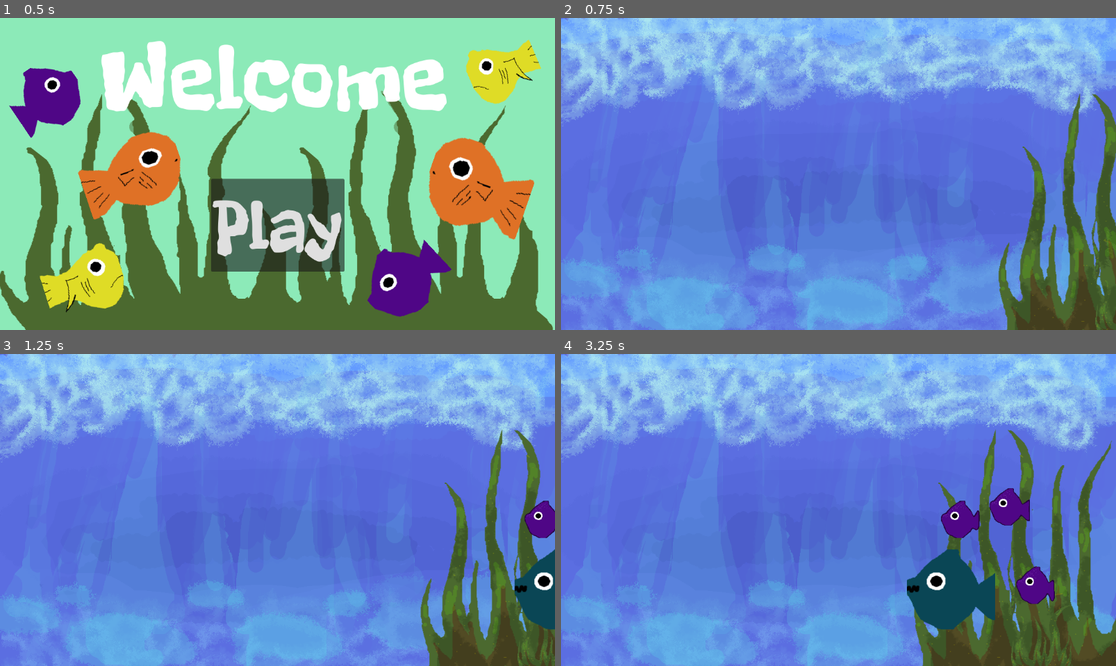
Above: before the commit, frames 1-4 (two rows, left to right).
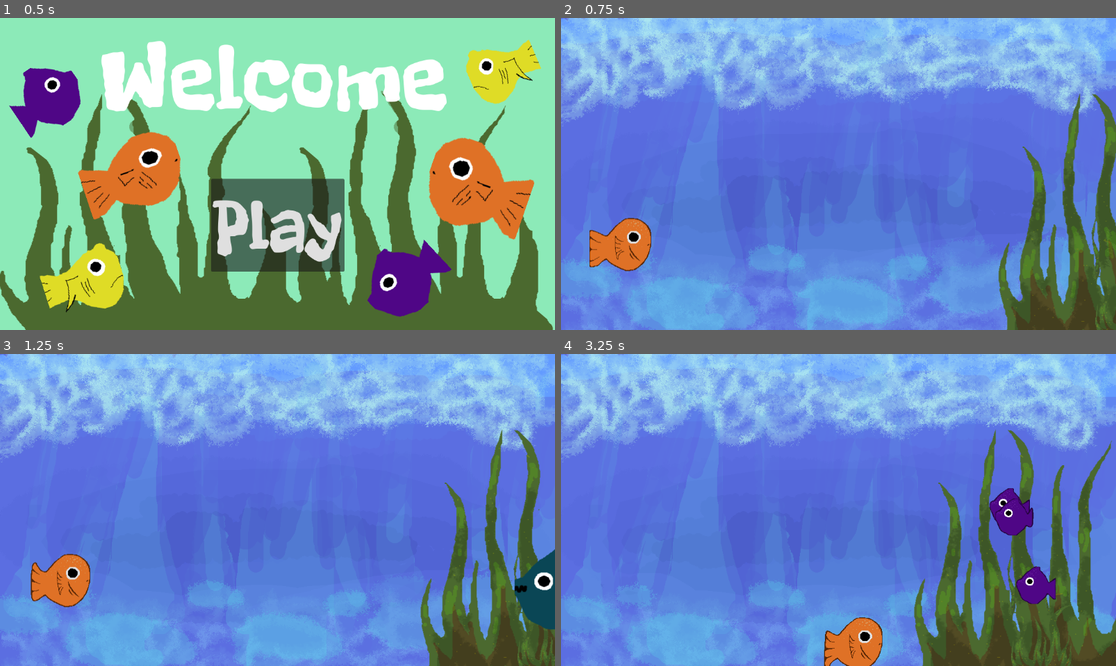
Above: after the commit, the same moments.

Repository: simvatch/Fish-Eater
Game: Godot game, scene res://menu.tscn
The game is run twice, just before and just after one commit, with the same random seed, the same clock (stepped at 60 frames per second) and the same inputs.
Inputs:
- Up to frame 1 (0.5 s): no input
- Up to frame 2 (0.75 s): click "Play" at 0.5 s
- Up to frame 3 (1.25 s): no input
- Up to frame 4 (3.25 s): hold Right (right) 1.28-2.03 s; hold Down (down) 2.03-2.78 s; hold Right (right) from 2.78 s (still down)

Frame 1 is identical in both runs. In frame 2, 1.4% of the frame differs, in the area x 5-17%, y 63-82%; in frame 3, 1.9%; in frame 4, 5.0%, in the area x 47-90%, y 46-100%.

Commit message:
Evolution

Diff:
--- a/enemies.gd
+++ b/enemies.gd
@@ -1,5 +1,6 @@
 extends Area2D
 
+signal add_point
 @export var move_speed := 150
 @export var spawn_x := 1152
 @export var despawn_x := -100
@@ -19,7 +20,9 @@
 
 func _on_body_entered(body):
 	if body.is_in_group("Colliding"):
+		add_point.emit()
 		respawn()
+
 
 func respawn():
 	var new_pos
--- a/project.godot
+++ b/project.godot
@@ -16,7 +16,7 @@
 
 config/name="Fish Eater"
 run/main_scene="uid://cd3rpeeg77o31"
-config/features=PackedStringArray("4.6", "Forward Plus")
+config/features=PackedStringArray("4.5", "Forward Plus")
 config/icon="res://icon.svg"
 
 [input]
--- a/underwater.tscn
+++ b/underwater.tscn
@@ -6,22 +6,86 @@
 [ext_resource type="Texture2D" uid="uid://dlscttcahng1e" path="res://new-mega-weed.png" id="5_2ru4w"]
 [ext_resource type="Script" uid="uid://bd6nlamge5ib8" path="res://seaweed.gd" id="5_mip7y"]
 [ext_resource type="Texture2D" uid="uid://qlgqbsj54ykc" path="res://new-reg-weed.png" id="6_0q4ab"]
+[ext_resource type="Texture2D" uid="uid://cevgutwdl2ais" path="res://new-player-swim1.png" id="7_6u020"]
+[ext_resource type="Texture2D" uid="uid://ce5ibf7d4a4h3" path="res://new-player-swim2.png" id="8_cn81j"]
 [ext_resource type="Script" uid="uid://ddcupoy7fv8t5" path="res://enemies.gd" id="9_0q4ab"]
+[ext_resource type="Texture2D" uid="uid://ct2fffg2e3pv7" path="res://new-player-swim3.png" id="9_p80m1"]
+[ext_resource type="Texture2D" uid="uid://yclrcdioj32y" path="res://new-player-swim4.png" id="10_abf7b"]
 [ext_resource type="Texture2D" uid="uid://b2f6jesilsyfm" path="res://new-food-small-swim1.png" id="10_mn0x3"]
 [ext_resource type="Texture2D" uid="uid://dvraptg0mcpfp" path="res://new-food-small-swim2.png" id="11_2ru4w"]
 [ext_resource type="Texture2D" uid="uid://d3xbjthmisuoi" path="res://blue_food.png" id="11_ac1bu"]
 [ext_resource type="Script" uid="uid://bv1owf5ijnw8d" path="res://blue.gd" id="11_x7gjk"]
 [ext_resource type="Texture2D" uid="uid://dumona87v6tw5" path="res://new-food-small-swim3.png" id="12_sxahd"]
 [ext_resource type="Texture2D" uid="uid://cngtfatfhsgdx" path="res://new-food-small-swim4.png" id="13_egjh1"]
+[ext_resource type="FontFile" uid="uid://bxnw4x5pr72cq" path="res://FreckleFace-Regular.ttf" id="18_cn81j"]
+[ext_resource type="Texture2D" uid="uid://daqdvaqtnj6ct" path="res://new-player-evo-swim1.png" id="19_37j1w"]
+[ext_resource type="Texture2D" uid="uid://u1qnp4ribvub" path="res://new-player-evo-swim2.png" id="20_057cj"]
+[ext_resource type="Texture2D" uid="uid://bvhsvdvidggkp" path="res://new-player-evo-swim3.png" id="21_56waf"]
+[ext_resource type="Texture2D" uid="uid://cad1jeuj0sfib" path="res://new-player-evo-swim4.png" id="22_1kg77"]
 
 [sub_resource type="GDScript" id="GDScript_x7gjk"]
+script/source = "extends Node2D
+
+@export var level := 1
+@export var score := 0
+@export var points_to_level_up := 10
+@onready var purple_fish1 := $Purple
+@onready var purple_fish2 := $Purple2
+@onready var purple_fish3 := $Purple3
+
+func _ready():
+	show_level(level)
+	$CanvasLayer/Plus1.hide()
+	purple_fish1.add_point.connect(add_point)
+	purple_fish2.add_point.connect(add_point)
+	purple_fish3.add_point.connect(add_point)
+
+func show_level(lvl):
+	$Level1.hide()
+	$Level2.hide()
+
+	match lvl:
+		1:
+			$Level1.show()
+		2:
+			$Level2.show()
+
+func add_point():
+	score += 1
+	print(score)
+	show_plus_one()
+
+	if score >= points_to_level_up:
+		level_up()
+
+func level_up():
+	score = 0
+	level += 1
+	show_level(level)
+
+var plus_one_tween: Tween = null
+
+func show_plus_one():
+	if plus_one_tween != null and plus_one_tween.is_valid():
+		plus_one_tween.kill()
+
+	$CanvasLayer/Plus1.visible = true
+	$CanvasLayer/Plus1.modulate.a = 1.0
+
+	var original_y = $CanvasLayer/Plus1.position.y
+
+	plus_one_tween = create_tween()
+	plus_one_tween.tween_property($CanvasLayer/Plus1, \"position:y\", original_y - 30, 0.5)
+	plus_one_tween.parallel().tween_property($CanvasLayer/Plus1, \"modulate:a\", 0.0, 0.5)
+
+	await plus_one_tween.finished
+
+	$CanvasLayer/Plus1.visible = false
+	$CanvasLayer/Plus1.position.y = original_y
+"
 
 [sub_resource type="RectangleShape2D" id="RectangleShape2D_x7gjk"]
-
-[sub_resource type="RectangleShape2D" id="RectangleShape2D_0q4ab"]
-size = Vector2(130.99991, 110.99997)
-
-[sub_resource type="SpriteFrames" id="SpriteFrames_6u020"]
+size = Vector2(20, 37)
 
 [sub_resource type="RectangleShape2D" id="RectangleShape2D_ac1bu"]
 size = Vector2(87, 82.75623)
@@ -80,6 +144,49 @@
 }, {
 "duration": 1.0,
 "texture": ExtResource("12_sxahd")
+}],
+"loop": true,
+"name": &"default",
+"speed": 5.0
+}]
+
+[sub_resource type="RectangleShape2D" id="RectangleShape2D_0q4ab"]
+size = Vector2(131.99991, 128.49997)
+
+[sub_resource type="SpriteFrames" id="SpriteFrames_6u020"]
+animations = [{
+"frames": [{
+"duration": 1.0,
+"texture": ExtResource("7_6u020")
+}, {
+"duration": 1.0,
+"texture": ExtResource("8_cn81j")
+}, {
+"duration": 1.0,
+"texture": ExtResource("9_p80m1")
+}, {
+"duration": 1.0,
+"texture": ExtResource("10_abf7b")
+}],
+"loop": true,
+"name": &"default",
+"speed": 5.0
+}]
+
+[sub_resource type="SpriteFrames" id="SpriteFrames_p1bhh"]
+animations = [{
+"frames": [{
+"duration": 1.0,
+"texture": ExtResource("19_37j1w")
+}, {
+"duration": 1.0,
+"texture": ExtResource("20_057cj")
+}, {
+"duration": 1.0,
+"texture": ExtResource("21_56waf")
+}, {
+"duration": 1.0,
+"texture": ExtResource("22_1kg77")
 }],
 "loop": true,
 "name": &"default",
@@ -110,82 +217,122 @@
 texture = ExtResource("6_0q4ab")
 
 [node name="CollisionShape2D" type="CollisionShape2D" parent="CharacterBody2D2"]
+position = Vector2(498, 15.5)
 shape = SubResource("RectangleShape2D_x7gjk")
 
-[node name="Character" type="CharacterBody2D" parent="." groups=["Character", "Colliding"]]
+[node name="Blue" type="Area2D" parent="." groups=["Colliding"]]
+position = Vector2(940.5, 251.5)
+scale = Vector2(0.6484375, 0.6015625)
+script = ExtResource("11_x7gjk")
+
+[node name="Blue" type="Sprite2D" parent="Blue"]
+position = Vector2(-231.3252, 267.63638)
+scale = Vector2(2.2067003, 2.1615384)
+texture = ExtResource("11_ac1bu")
+
+[node name="Blue2" type="CollisionShape2D" parent="Blue"]
+position = Vector2(-232.86755, 260.8879)
+scale = Vector2(3.4031043, 3.5932066)
+shape = SubResource("RectangleShape2D_ac1bu")
+
+[node name="Purple" type="Area2D" parent="." groups=["Colliding", "Purple"]]
+position = Vector2(940.5, 251.5)
+scale = Vector2(0.64843756, 0.6015625)
+script = ExtResource("9_0q4ab")
+
+[node name="Purple" type="AnimatedSprite2D" parent="Purple"]
+position = Vector2(171.95177, 180.36362)
+scale = Vector2(0.9999999, 1)
+sprite_frames = SubResource("SpriteFrames_cn81j")
+autoplay = "default"
+
+[node name="Purple2" type="CollisionShape2D" parent="Purple"]
+position = Vector2(171.9518, 178.7013)
+scale = Vector2(1.5421684, 1.6623377)
+shape = SubResource("RectangleShape2D_ac1bu")
+
+[node name="Purple2" type="Area2D" parent="." groups=["Colliding", "Purple"]]
+position = Vector2(940.5, 251.5)
+scale = Vector2(0.64843756, 0.6015625)
+script = ExtResource("9_0q4ab")
+
+[node name="Purple" type="AnimatedSprite2D" parent="Purple2"]
+position = Vector2(171.95177, -9.142855)
+scale = Vector2(0.9999999, 1)
+sprite_frames = SubResource("SpriteFrames_p80m1")
+autoplay = "default"
+
+[node name="Purple2" type="CollisionShape2D" parent="Purple2"]
+position = Vector2(171.95172, -7.4805145)
+scale = Vector2(1.5421684, 1.6623377)
+shape = SubResource("RectangleShape2D_ac1bu")
+
+[node name="Purple3" type="Area2D" parent="." groups=["Colliding", "Purple"]]
+position = Vector2(940.5, 251.5)
+scale = Vector2(0.64843756, 0.6015625)
+script = ExtResource("9_0q4ab")
+
+[node name="Purple" type="AnimatedSprite2D" parent="Purple3"]
+position = Vector2(108.72287, 383.16882)
+scale = Vector2(0.98795146, 1.0064936)
+sprite_frames = SubResource("SpriteFrames_abf7b")
+autoplay = "default"
+frame = 3
+frame_progress = 1.0
+
+[node name="Purple2" type="CollisionShape2D" parent="Purple3"]
+position = Vector2(107.18074, 383.16888)
+scale = Vector2(1.5421684, 1.6623377)
+shape = SubResource("RectangleShape2D_ac1bu")
+
+[node name="Level1" type="CharacterBody2D" parent="." groups=["Character", "Colliding"]]
 position = Vector2(122, 345)
 rotation = 3.1415927
 scale = Vector2(1.0000007, -1)
 script = ExtResource("3_1k4jg")
 
-[node name="CollisionShape2D" type="CollisionShape2D" parent="Character"]
-position = Vector2(-0.99999833, 2)
+[node name="CollisionShape2D" type="CollisionShape2D" parent="Level1"]
+position = Vector2(-0.49999237, 4.75)
 shape = SubResource("RectangleShape2D_0q4ab")
 
-[node name="AnimatedSprite2D" type="AnimatedSprite2D" parent="Character"]
-position = Vector2(121.99995, -345)
+[node name="Fish1" type="AnimatedSprite2D" parent="Level1"]
+position = Vector2(-0.99998474, 1)
 rotation = -3.1415925
 scale = Vector2(0.9999993, -1)
 sprite_frames = SubResource("SpriteFrames_6u020")
-
-[node name="Blue" type="Area2D" parent="." groups=["Colliding"]]
-position = Vector2(940.5, 251.5)
-scale = Vector2(0.6484375, 0.6015625)
-script = ExtResource("11_x7gjk")
-
-[node name="Blue" type="Sprite2D" parent="Blue"]
-position = Vector2(-231.3252, 267.63638)
-scale = Vector2(2.2067003, 2.1615384)
-texture = ExtResource("11_ac1bu")
-
-[node name="Blue2" type="CollisionShape2D" parent="Blue"]
-position = Vector2(-232.86755, 260.8879)
-scale = Vector2(3.4031043, 3.5932066)
-shape = SubResource("RectangleShape2D_ac1bu")
-
-[node name="Purple" type="Area2D" parent="." groups=["Colliding"]]
-position = Vector2(940.5, 251.5)
-scale = Vector2(0.64843756, 0.6015625)
-script = ExtResource("9_0q4ab")
-
-[node name="Purple2" type="CollisionShape2D" parent="Purple"]
-scale = Vector2(1.5421684, 1.6623377)
-shape = SubResource("RectangleShape2D_ac1bu")
-
-[node name="Purple" type="AnimatedSprite2D" parent="Purple"]
-position = Vector2(171.95177, 180.36362)
-scale = Vector2(0.9999999, 1)
-sprite_frames = SubResource("SpriteFrames_cn81j")
-autoplay = "default"
-
-[node name="Purple2" type="Area2D" parent="." groups=["Colliding"]]
-position = Vector2(940.5, 251.5)
-scale = Vector2(0.64843756, 0.6015625)
-script = ExtResource("9_0q4ab")
-
-[node name="Purple2" type="CollisionShape2D" parent="Purple2"]
-position = Vector2(173.49408, 180.36365)
-scale = Vector2(1.5421684, 1.6623377)
-shape = SubResource("RectangleShape2D_ac1bu")
-
-[node name="Purple" type="AnimatedSprite2D" parent="Purple2"]
-scale = Vector2(0.9999999, 1)
-sprite_frames = SubResource("SpriteFrames_p80m1")
-autoplay = "default"
-
-[node name="Purple3" type="Area2D" parent="." groups=["Colliding"]]
-position = Vector2(940.5, 251.5)
-scale = Vector2(0.64843756, 0.6015625)
-script = ExtResource("9_0q4ab")
-
-[node name="Purple" type="AnimatedSprite2D" parent="Purple3"]
-position = Vector2(108.72287, 383.16882)
-scale = Vector2(0.98795146, 1.0064936)
-sprite_frames = SubResource("SpriteFrames_abf7b")
-autoplay = "default"
-frame_progress = 0.7624017
-
-[node name="Purple2" type="CollisionShape2D" parent="Purple3"]
-position = Vector2(107.18074, 383.16888)
-scale = Vector2(1.5421684, 1.6623377)
-shape = SubResource("RectangleShape2D_ac1bu")
+autoplay = "default"
+
+[node name="CanvasLayer" type="CanvasLayer" parent="."]
+
+[node name="Plus1" type="Label" parent="CanvasLayer"]
+anchors_preset = 8
+anchor_left = 0.5
+anchor_top = 0.5
+anchor_right = 0.5
+anchor_bottom = 0.5
+offset_left = -22.5
+offset_top = -62.0
+offset_right = 22.5
+offset_bottom = 62.0
+grow_horizontal = 2
+grow_vertical = 2
+theme_override_fonts/font = ExtResource("18_cn81j")
+theme_override_font_sizes/font_size = 100
+text = "+1"
+
+[node name="Level2" type="CharacterBody2D" parent="." groups=["Character", "Colliding"]]
+position = Vector2(122, 345)
+rotation = -3.1415925
+scale = Vector2(1.0000007, -1)
+script = ExtResource("3_1k4jg")
+
+[node name="CollisionShape2D" type="CollisionShape2D" parent="Level2"]
+position = Vector2(0, -0.25)
+shape = SubResource("RectangleShape2D_0q4ab")
+
+[node name="Fish2" type="AnimatedSprite2D" parent="Level2"]
+position = Vector2(-0.99998474, 1)
+rotation = -3.1415925
+scale = Vector2(0.9999993, -1)
+sprite_frames = SubResource("SpriteFrames_p1bhh")
+autoplay = "default"
Binary file changed: new-player-evo-swim1.png
Binary file changed: new-player-evo-swim2.png
Binary file changed: new-player-evo-swim3.png
Binary file changed: new-player-evo-swim4.png
Binary file changed: new-player-swim1.png
Binary file changed: new-player-swim2.png
Binary file changed: new-player-swim3.png
Binary file changed: new-player-swim4.png
Not shown: 1 places in underwater.tscn that only renumber resources
